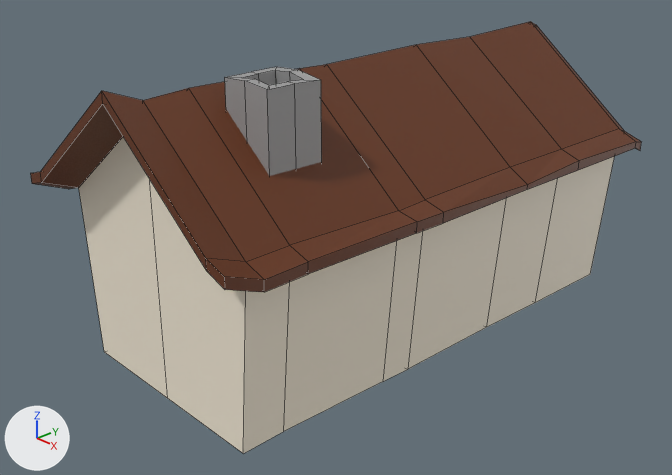
Before and after pictures for a commit that changed the Blender file BLENDER/Houses/House1/house1.blend.
Before and after are seen from a 50 mm lens placed at (7.5, -7.45, 4.54), pointed at (-0.04, -0.51, 0.14). The axes (+X, +Y, +Z) are drawn at lower left. The lights are the same throughout. Mesh edges are drawn as thin lines.
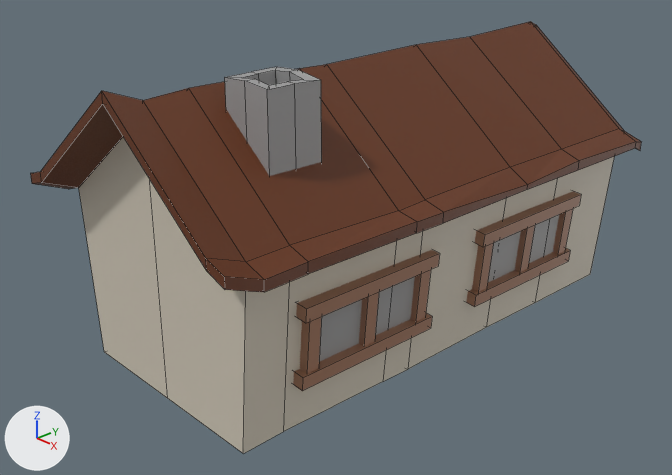
Commit message: Add windows to house1

Patch to the scene script:
```diff
--- a/BLENDER/Houses/House1/house1.blend.py
+++ b/BLENDER/Houses/House1/house1.blend.py
@@ mat_white @@
 n0 = _N.new('ShaderNodeBsdfPrincipled'); n0.name = 'Principled BSDF'
 n0.subsurface_method = 'RANDOM_WALK_SKIN'
-n0.inputs[0].default_value = (0.956, 0.871, 0.716, 1.0)  # 'Base Color', white #faf0dc
+n0.inputs[0].default_value = (0.662, 0.604, 0.497, 1.0)  # 'Base Color', light grey #d5ccbb
 n1 = _N.new('ShaderNodeOutputMaterial'); n1.name = 'Material Output'
@@ me_plane_001 @@
+me_plane_001.from_pydata([(-1.0, -1.0, 0.0), (1.0, -1.0, 0.0), (-1.0, 1.0, 0.0), (1.0, 1.0, 0.0)], [], [(0, 1, 3, 2)])
+me_plane_001.materials.append(mat_gray_001)  # grey #a0a0a0
@@ ob_plane_001 @@
+ob_plane_001 = bpy.data.objects.new('Plane.001', me_plane_001)
+ob_plane_001.location = (1.43, 1.21, 0.0)
+ob_plane_001.rotation_euler = (0.0, 1.655, 0.0)  # degrees (0, 95, 0)
+ob_plane_001.scale = (0.393, 0.786, 0.393)
@@ ob_cube_015 @@
+ob_cube_015 = bpy.data.objects.new('Cube.015', me_cube_015)  # a box spanning x -1.0..1.0, y -1.0..1.0, z -1.0..1.0; in mat_light_brown_001 (brown #a2755c)
+ob_cube_015.location = (1.42, 1.21, -0.39)
+ob_cube_015.rotation_euler = (1.571, 0.0837, 0.0)  # degrees (90, 4.8, 0)
+ob_cube_015.scale = (0.0786, 0.0787, 0.943)
@@ ob_cube_014 @@
+ob_cube_014 = bpy.data.objects.new('Cube.014', me_cube_015.copy())
+ob_cube_014.location = (1.49, 1.21, 0.39)
+ob_cube_014.rotation_euler = (1.571, 0.0837, 0.0)  # degrees (90, 4.8, 0)
+ob_cube_014.scale = (0.0786, 0.0787, 0.943)
@@ ob_cube_013 @@
+ob_cube_013 = bpy.data.objects.new('Cube.013', me_cube_015.copy())
+ob_cube_013.location = (1.43, 0.42, 0.0)
+ob_cube_013.rotation_euler = (0.0, 0.0837, 0.0)  # degrees (0, 4.8, 0)
+ob_cube_013.scale = (0.0786, 0.0787, 0.393)
@@ ob_cube_012 @@
+ob_cube_012 = bpy.data.objects.new('Cube.012', me_cube_015.copy())
+ob_cube_012.location = (1.43, 1.99, 0.0)
+ob_cube_012.rotation_euler = (0.0, 0.0837, 0.0)  # degrees (0, 4.8, 0)
+ob_cube_012.scale = (0.0786, 0.0787, 0.393)
@@ ob_cube_011 @@
+ob_cube_011 = bpy.data.objects.new('Cube.011', me_cube_015.copy())
+ob_cube_011.location = (1.43, 1.21, 0.0)
+ob_cube_011.rotation_euler = (0.0, 0.0837, 0.0)  # degrees (0, 4.8, 0)
+ob_cube_011.scale = (0.0786, 0.0787, 0.393)
@@ ob_plane @@
+ob_plane = bpy.data.objects.new('Plane', me_plane_001.copy())
+ob_plane.location = (1.43, -1.43, 0.0)
+ob_plane.rotation_euler = (0.0, 1.655, 0.0)  # degrees (0, 95, 0)
+ob_plane.scale = (0.393, 0.786, 0.393)
@@ ob_cube_010 @@
+ob_cube_010 = bpy.data.objects.new('Cube.010', me_cube_015.copy())
+ob_cube_010.location = (1.42, -1.43, -0.39)
+ob_cube_010.rotation_euler = (1.571, 0.0837, 0.0)  # degrees (90, 4.8, 0)
+ob_cube_010.scale = (0.0786, 0.0787, 0.943)
@@ ob_cube_009 @@
+ob_cube_009 = bpy.data.objects.new('Cube.009', me_cube_015.copy())
+ob_cube_009.location = (1.49, -1.43, 0.39)
+ob_cube_009.rotation_euler = (1.571, 0.0837, 0.0)  # degrees (90, 4.8, 0)
+ob_cube_009.scale = (0.0786, 0.0787, 0.943)
@@ ob_cube_008 @@
+ob_cube_008 = bpy.data.objects.new('Cube.008', me_cube_015.copy())
+ob_cube_008.location = (1.43, -2.22, 0.0)
+ob_cube_008.rotation_euler = (0.0, 0.0837, 0.0)  # degrees (0, 4.8, 0)
+ob_cube_008.scale = (0.0786, 0.0787, 0.393)
@@ ob_cube_007 @@
+ob_cube_007 = bpy.data.objects.new('Cube.007', me_cube_015.copy())
+ob_cube_007.location = (1.43, -0.65, 0.0)
+ob_cube_007.rotation_euler = (0.0, 0.0837, 0.0)  # degrees (0, 4.8, 0)
+ob_cube_007.scale = (0.0786, 0.0787, 0.393)
@@ ob_cube_006 @@
+ob_cube_006 = bpy.data.objects.new('Cube.006', me_cube_015.copy())
+ob_cube_006.location = (1.43, -1.43, 0.0)
+ob_cube_006.rotation_euler = (0.0, 0.0837, 0.0)  # degrees (0, 4.8, 0)
+ob_cube_006.scale = (0.0786, 0.0787, 0.393)
```

Changed parts and their boxes (x1, y1, x2, y2) in the pictures (672 x 475 px):
'Plane', added: after (319, 276, 415, 362)
'Cube.009', added (brown): after (296, 250, 440, 323)
'Cube.010', added (brown): after (293, 313, 432, 391)
'Cube.014', added (brown): after (475, 191, 581, 247)
'Plane.001', added: after (488, 215, 559, 282)
'Cube.015', added (brown): after (466, 248, 570, 307)
'Cube.008', added (brown): after (300, 316, 322, 374)
'Cube.006', added (brown): after (359, 292, 379, 346)
'Cube.007', added (brown): after (410, 270, 431, 322)
'Cube.013', added (brown): after (472, 242, 494, 292)
'Cube.011', added (brown): after (515, 225, 535, 273)
'Cube.012', added (brown): after (553, 208, 573, 255)
